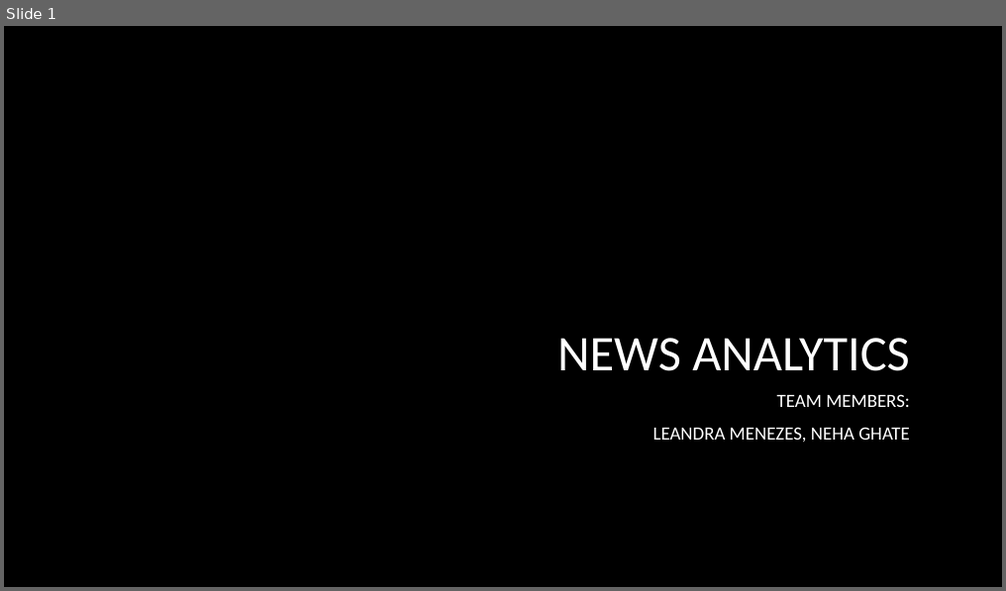
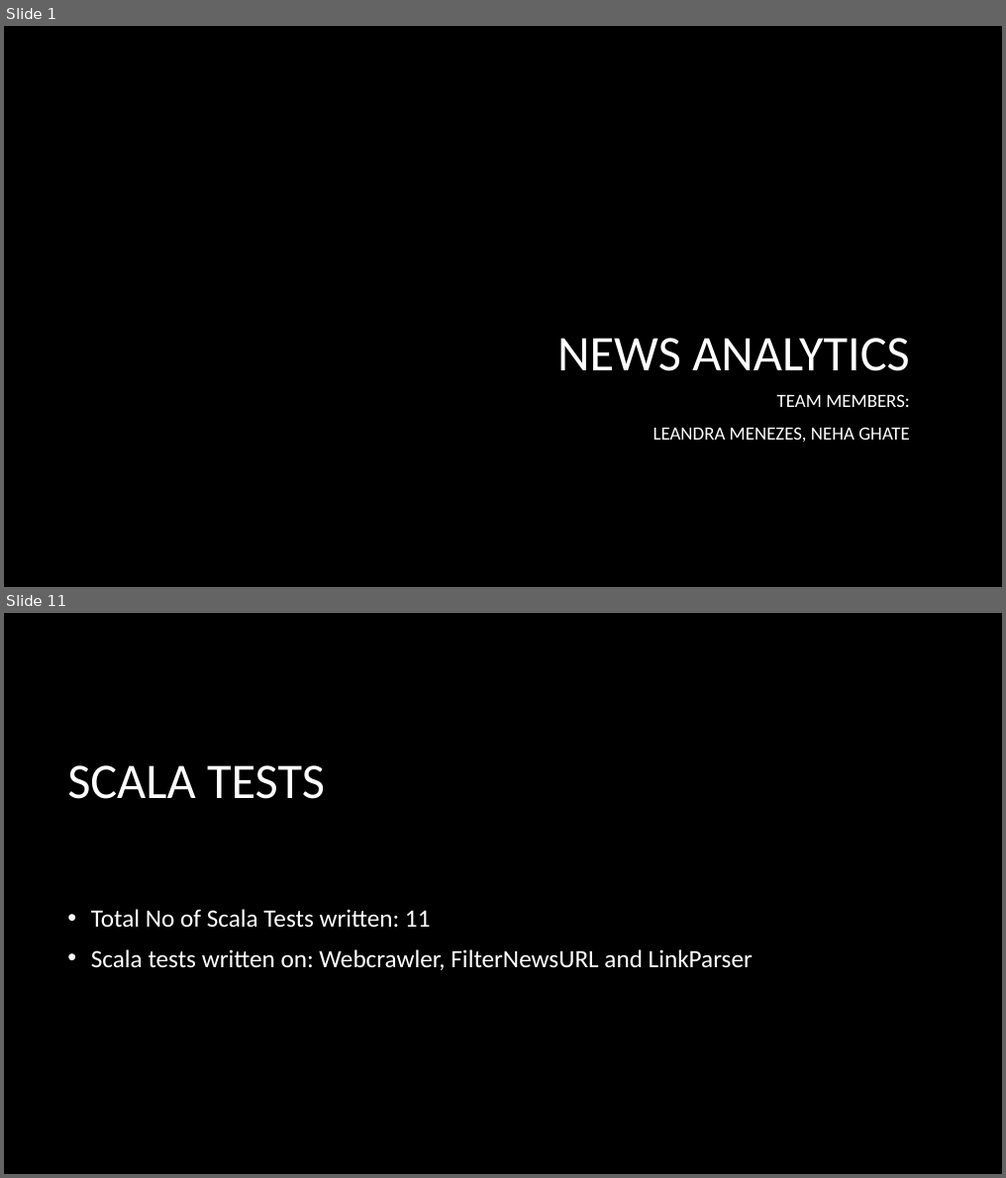
Before and after one commit to Nehaghate285/NewsAnalytics, a slide deck: News Analytics.pptx. Shown one above the other, each under a label of ours: slide 1 before the commit, slides 1 and 11 after it; the slides between them are not shown. The pictures are 1006x591 and 1006x1178 pixels, drawn with LibreOffice and Linux fonts; fonts in the diff are those of the drawing; background and template pictures are left out. Boxes give left, top, right and bottom in pixels: in the first picture for what was removed or moved away, otherwise in the second. Text is boxed around its words. In the diff, an @@ line names an element or a change of style, - is before the commit and + after.

```diff
--- a/News Analytics.pptx
+++ b/News Analytics.pptx
@@ slide 11 added at [4,613,1002,1174], background picture (left out) @@
@@ title added at [67,765,325,799], 48 pt, text #FFFFFF @@
+SCALA TESTS
@@ text added at [91,909,752,970], 24 pt, text #FFFFFF @@
+• Total No of Scala Tests written: 11
+• Scala tests written on: Webcrawler, FilterNewsURL and LinkParser
```
Also in this commit, not shown: 6 slides changed, 8 other slides added.
